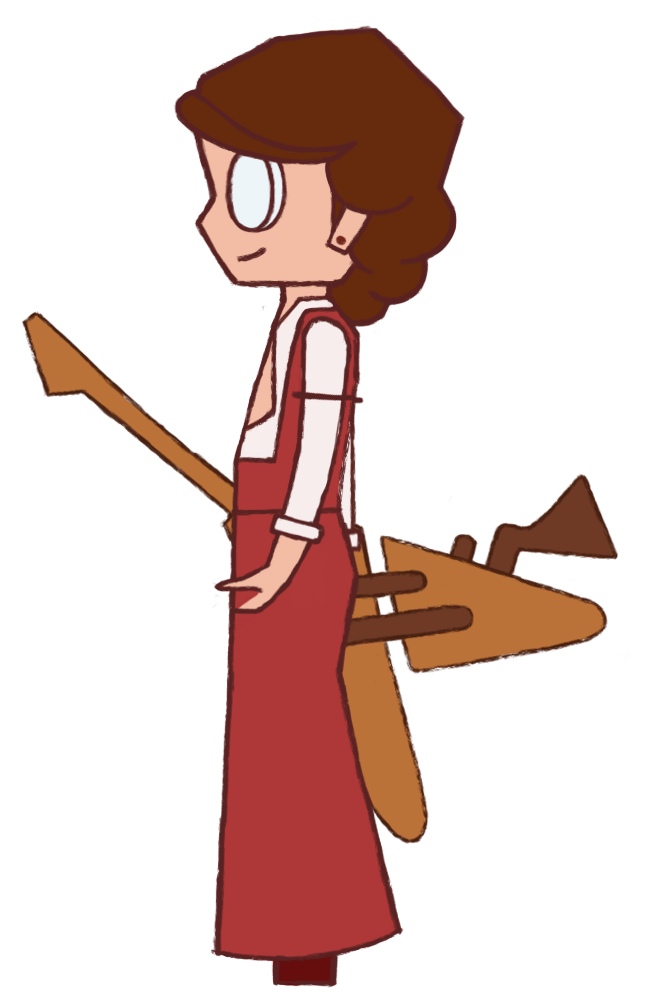
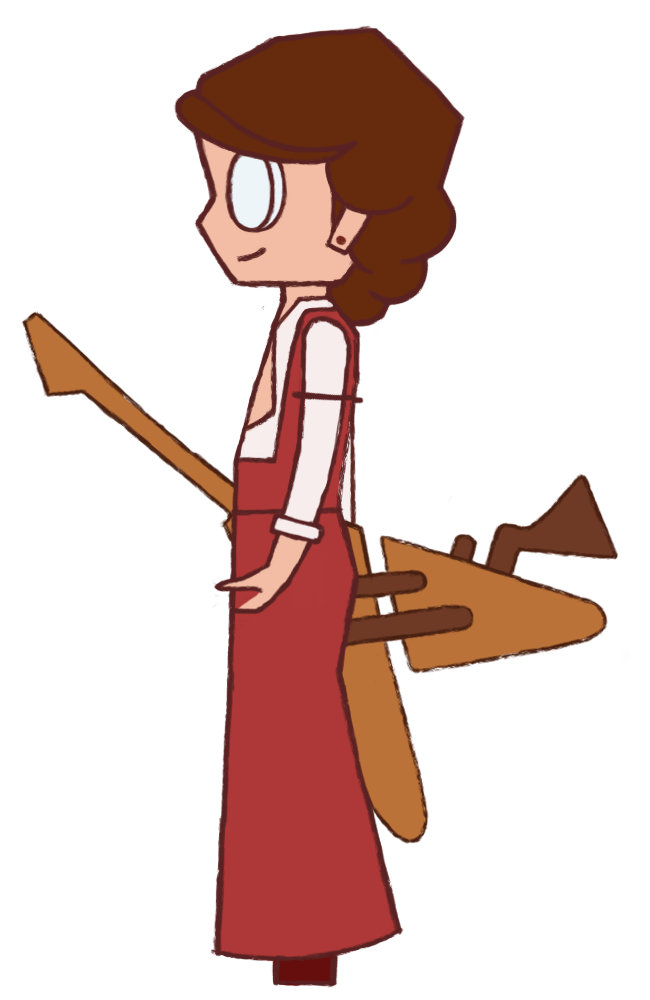
Comparing the layer stacks of the two 650×1000 images. Changes:
moved "bras derrière copy" below "guitare" over box(339, 506, 363, 555)
